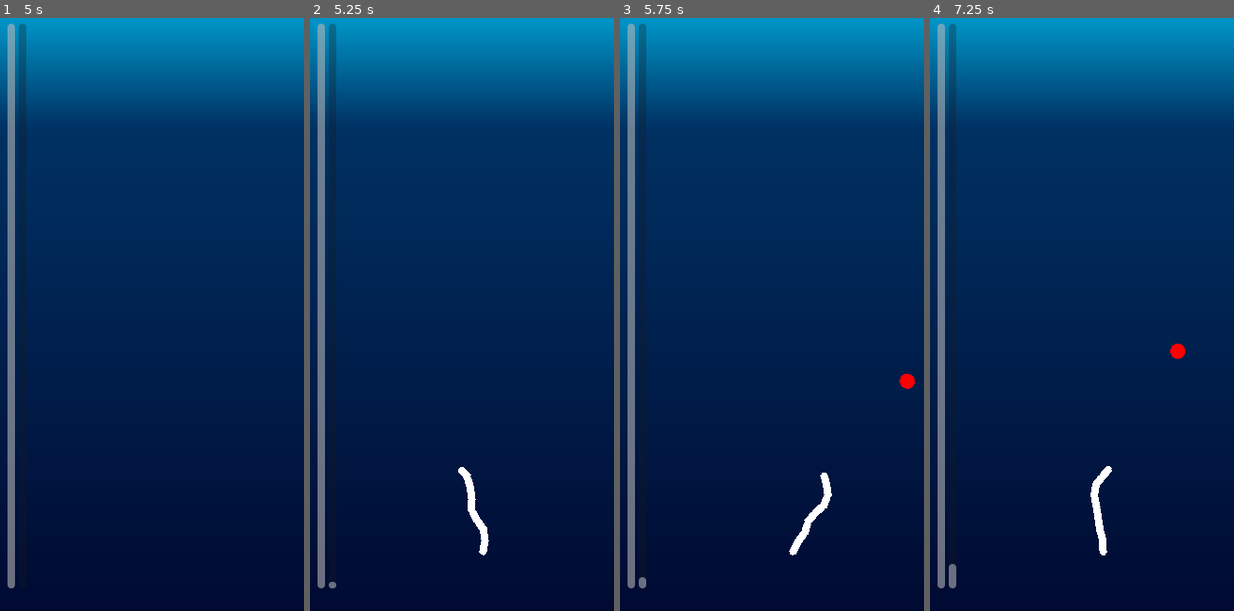
Above: before the commit, frames 1-4 (left to right).
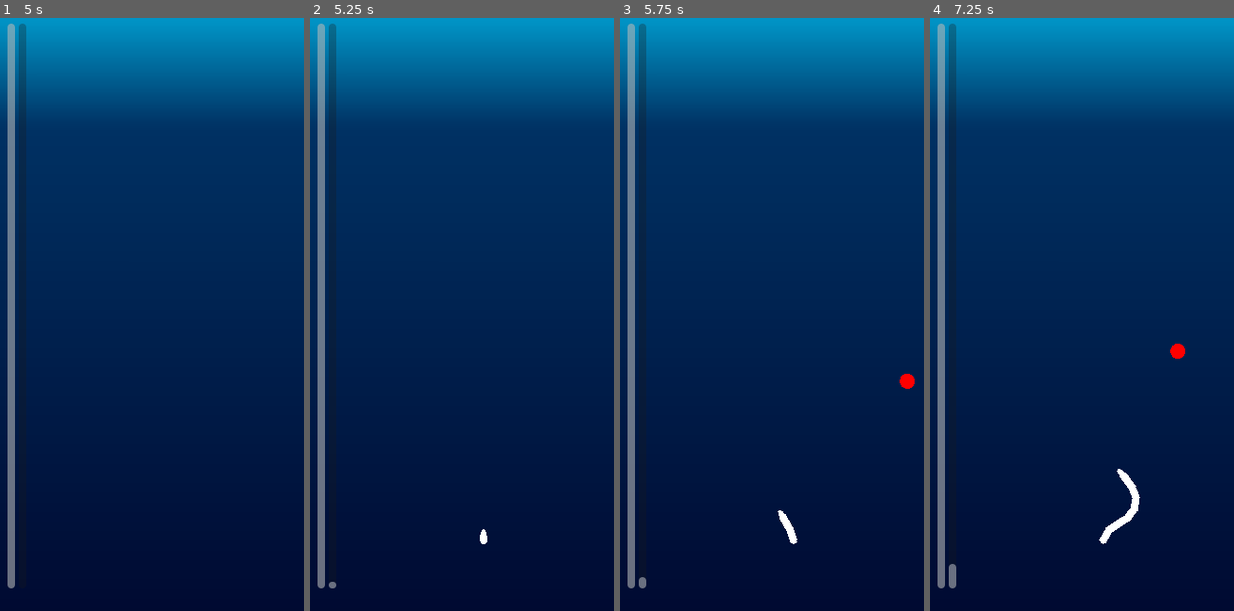
Above: after the commit, the same moments.

Repository: the-alex-g/LD57
Game: Godot game, scene res://world/world.tscn
The game is run twice, just before and just after one commit, with the same random seed, the same clock (stepped at 60 frames per second) and the same inputs. The engine's default icon, where the game draws it, is replaced by a stand-in: a white triangle on a blue panel in a dark square.
Inputs (mouse positions are in pixels of both pictures, inside the frame that each line leads up to):
- Up to frame 1 (5 s): tap Enter at 0.5, 3.5 s; move the mouse to (218, 272) at 0.52 s; hold D (right) 0.53-1.28 s; click (218, 272) at 0.77 s; move the mouse to (91, 338) at 1.27 s; hold S (down) 1.28-2.03 s; click (91, 338) at 1.52 s; move the mouse to (182, 172) at 2.02 s; hold D (right) 2.03-2.78 s; tap Space at 2.75, 4.25 s; move the mouse to (136, 427) at 2.77 s; hold W (up) 2.78-3.53 s; click (136, 427) at 3.02 s; move the mouse to (243, 397) at 3.52 s; hold A (left) from 3.53 s (still down); click (243, 397) at 3.77 s; move the mouse to (60, 213) at 4.27 s; click (60, 213) at 4.52 s
- Up to frame 2 (5.25 s): tap Enter at 5 s; move the mouse to (477, 308) at 5.02 s; release A (left) at 5.03 s; hold S (down) from 5.03 s (still down)
- Up to frame 3 (5.75 s): keep holding S (down)
- Up to frame 4 (7.25 s): move the mouse to (1036, 154) at 5.77 s; release S (down) at 5.78 s; hold D (right) 5.78-6.53 s; click (1036, 154) at 6.02 s; move the mouse to (1148, 272) at 6.52 s; hold W (up) from 6.53 s (still down); click (1148, 272) at 6.77 s

Frame 1 is identical in both runs. In frame 2, 0.3% of the frame differs, in the area x 48-59%, y 75-91%; in frame 3, 0.5%; in frame 4, 0.7%, in the area x 52-70%, y 75-91%.

Commit message:
Add tentacles growing

Diff:
--- a/project/tentacle/tentacle.gd
+++ b/project/tentacle/tentacle.gd
@@ -4,34 +4,46 @@
 
 var _can_hurt_player := true
 var length := 0
+var _last_segment : TentacleSegment
+
+@onready var _grow_timer := $GrowTimer
 
 
 func build_tentacle(new_length: int) -> void:
 	length = new_length
-	_create_tentacle_chain(length)
+	for x in length:
+		await _add_segment()
+	_start_grow_timer()
 
 
-func _create_tentacle_chain(remaining_length: int, last_segment = null) -> void:
-	if remaining_length > 0:
-		_create_tentacle_chain(
-			remaining_length - 1,
-			_add_segment_to(last_segment, length == 1)
-		)
-
-
-func _add_segment_to(previous_segment: TentacleSegment, is_tip: bool) -> TentacleSegment:
+func _add_segment() -> TentacleSegment:
 	var new_segment := preload("res://tentacle/tentacle_segments/segment.tscn").instantiate()
-	new_segment.tip = is_tip
-	if previous_segment:
-		previous_segment.add_child(new_segment)
-		new_segment.position.y -= 12
+	if _last_segment:
+		_last_segment.tip = false
+		_last_segment.add_child(new_segment)
 	else:
 		add_child(new_segment)
 
 	new_segment.severed.connect(_on_segment_severed.bind(new_segment))
 	new_segment.hit_player.connect(_on_segment_hit_player)
 
-	return new_segment
+	await create_tween()\
+		.tween_property(new_segment, "position", Vector2(0, -12), 0.25)\
+		.set_trans(Tween.TRANS_QUAD)\
+		.finished
+	# segment might be cut off already
+	if is_instance_valid(new_segment):
+		new_segment.start()
+		_last_segment = new_segment
+		return new_segment
+	else:
+		return null
+
+
+func _start_grow_timer() -> void:
+	_grow_timer.start(
+		lerpf(5.0, 10.0, randf())
+	)
 
 
 func _on_segment_severed(new_tip: Node2D, severed_area: TentacleSegment) -> void:
@@ -41,7 +53,8 @@
 	else:
 		severed_area.queue_free()
 		length -= severed_area.length()
-		new_tip.tip = true
+
+		_last_segment = new_tip
 
 
 func _on_segment_hit_player(player: Player) -> void:
@@ -50,3 +63,8 @@
 		_can_hurt_player = false
 		await get_tree().create_timer(damage_cooldown_time).timeout
 		_can_hurt_player = true
+
+
+func _on_grow_timer_timeout() -> void:
+	_add_segment()
+	_start_grow_timer()
--- a/project/tentacle/tentacle.tscn
+++ b/project/tentacle/tentacle.tscn
@@ -4,3 +4,8 @@
 
 [node name="Tentacle" type="Node2D"]
 script = ExtResource("1_mxb61")
+
+[node name="GrowTimer" type="Timer" parent="."]
+one_shot = true
+
+[connection signal="timeout" from="GrowTimer" to="." method="_on_grow_timer_timeout"]
--- a/project/tentacle/tentacle_segments/segment.gd
+++ b/project/tentacle/tentacle_segments/segment.gd
@@ -4,7 +4,7 @@
 signal severed(new_tip)
 signal hit_player(player)
 
-var tip := false : set = set_tip
+var tip := true : set = set_tip
 
 @onready var _sprite := $AnimatedSprite2D
 @onready var _animation_player := $AnimationPlayer
@@ -12,9 +12,11 @@
 
 func _ready() -> void:
 	set_tip(tip)
+	rotation = 0.0
 
-	_animation_player.speed_scale = lerpf(0.5, 1.0, randf())
-	_animation_player.seek(randf() * 2.0)
+
+func start() -> void:
+	_animation_player.play("wave", -1, lerpf(0.5, 1.0, randf()), randi() % 2 == 0)
 
 
 func sever() -> void:
--- a/project/tentacle/tentacle_segments/segment.tscn
+++ b/project/tentacle/tentacle_segments/segment.tscn
@@ -44,10 +44,10 @@
 tracks/0/interp = 1
 tracks/0/loop_wrap = true
 tracks/0/keys = {
-"times": PackedFloat32Array(0, 1),
-"transitions": PackedFloat32Array(2, 2),
+"times": PackedFloat32Array(0, 0.5, 1.5),
+"transitions": PackedFloat32Array(1, 2, 2),
 "update": 0,
-"values": [-0.523599, 0.523599]
+"values": [0.0, -0.523599, 0.523599]
 }
 
 [sub_resource type="Animation" id="Animation_rjawt"]
@@ -89,6 +89,5 @@
 libraries = {
 &"": SubResource("AnimationLibrary_g5vwg")
 }
-autoplay = "wave"
 
 [connection signal="body_entered" from="." to="." method="_on_body_entered"]
